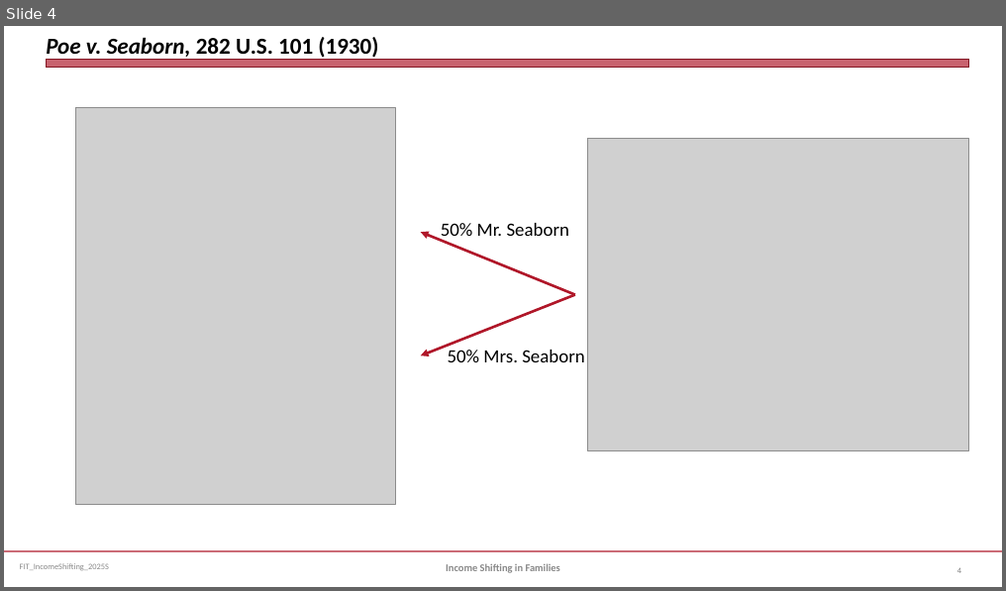
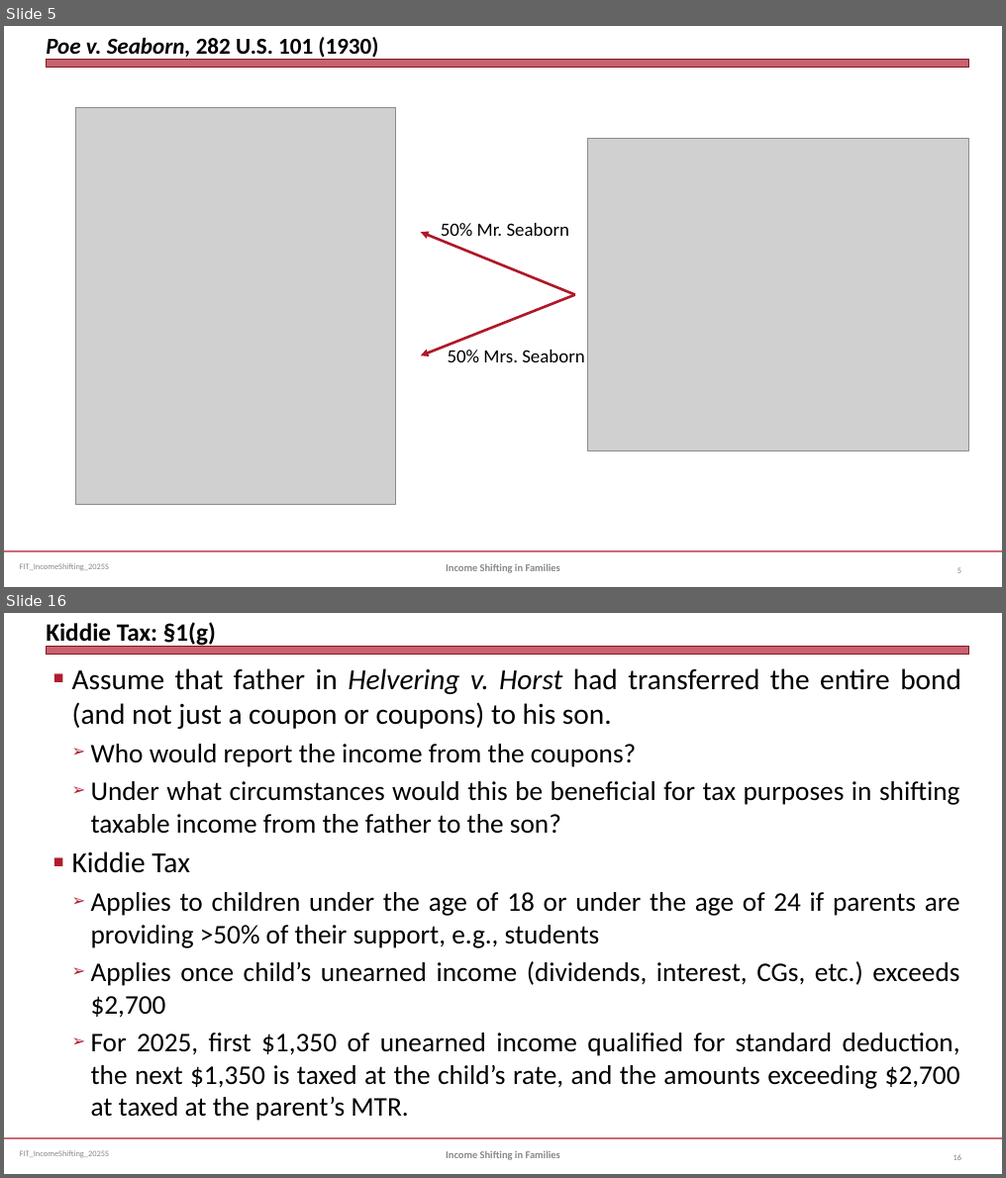
Before and after one commit to jmc877/Fed-Income-Tax, a slide deck: slides/FIT_IncomeShifting_2025S.pptx. Shown one above the other, each under a label of ours: slide 4 before the commit, slides 5 and 16 after it; the slides between them are not shown. The pictures are 1006x591 and 1006x1178 pixels, drawn with LibreOffice and Linux fonts; fonts in the diff are those of the drawing; grey boxes stand for pictures. Boxes give left, top, right and bottom in pixels: in the first picture for what was removed or moved away, otherwise in the second. Text is boxed around its words. In the diff, an @@ line names an element or a change of style, - is before the commit and + after.

```diff
--- a/slides/FIT_IncomeShifting_2025S.pptx
+++ b/slides/FIT_IncomeShifting_2025S.pptx
@@ slide 16 added at bbox=[4, 613, 1002, 1174], background #FFFFFF; not listed: 3 template elements that a slide beside it also shows @@
@@ title added at bbox=[46, 622, 216, 648], 24 pt, text #000000, bold @@
+Kiddie Tax: §1(g)
@@ text added at bbox=[72, 668, 961, 1121], 26 pt, text #000000 @@
+■ Assume that father in Helvering v. Horst had transferred the entire bond (and not just a coupon or coupons) to his son.
+  ➢ Who would report the income from the coupons?
+  ➢ Under what circumstances would this be beneficial for tax purposes in shifting taxable income from the father to the son?
+■ Kiddie Tax
+  ➢ Applies to children under the age of 18 or under the age of 24 if parents are providing >50% of their support, e.g., students
+  ➢ Applies once child’s unearned income (dividends, interest, CGs, etc.) exceeds $2,700
+  ➢ For 2025, first $1,350 of unearned income qualified for standard deduction, the next $1,350 is taxed at the child’s rate, and the amounts exceeding $2,700 at taxed at the parent’s MTR.
@@ text added at bbox=[446, 1151, 560, 1160], 10 pt, text #898989, bold @@
+Income Shifting in Families
@@ page number added at bbox=[953, 1155, 961, 1160], 8 pt, text #808080 @@
+16
@@ what was slide 4 is now slide 5 @@
```
Also in this commit, not shown: 2 slides changed, 11 other slides added, 3 other files.
